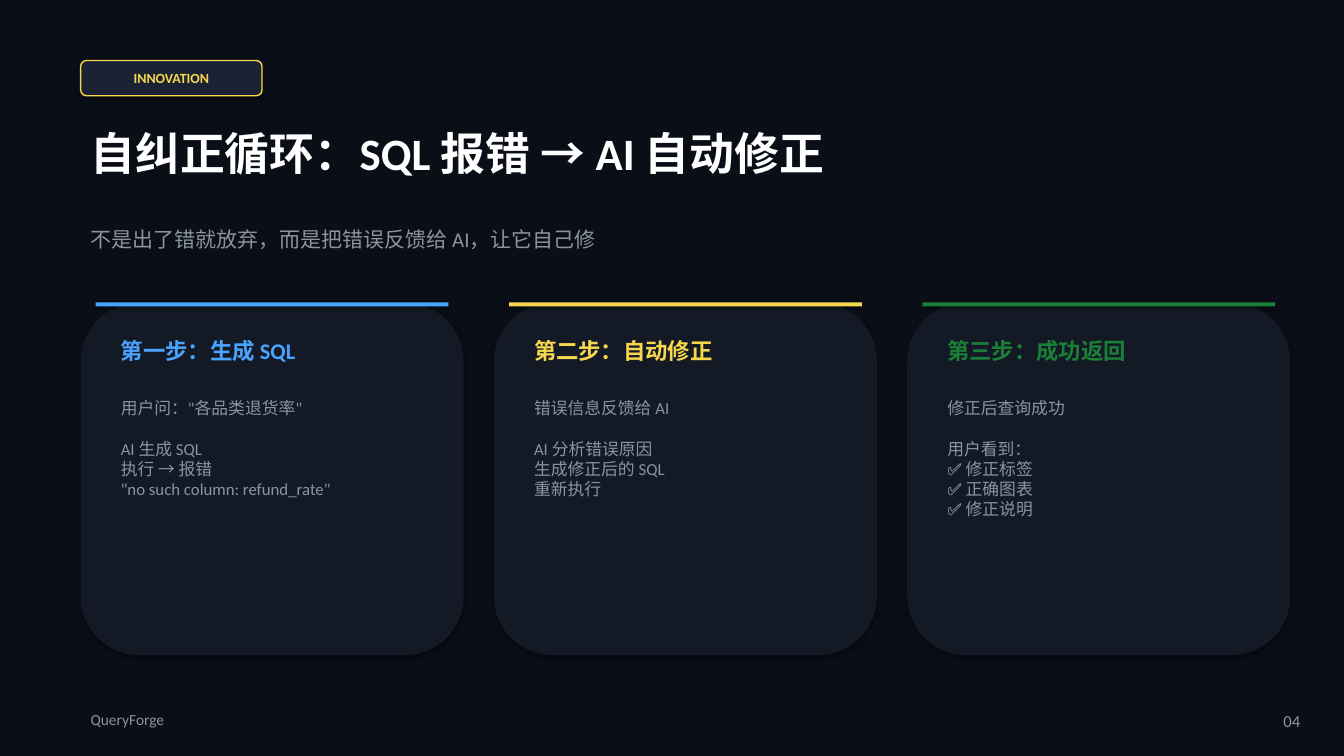
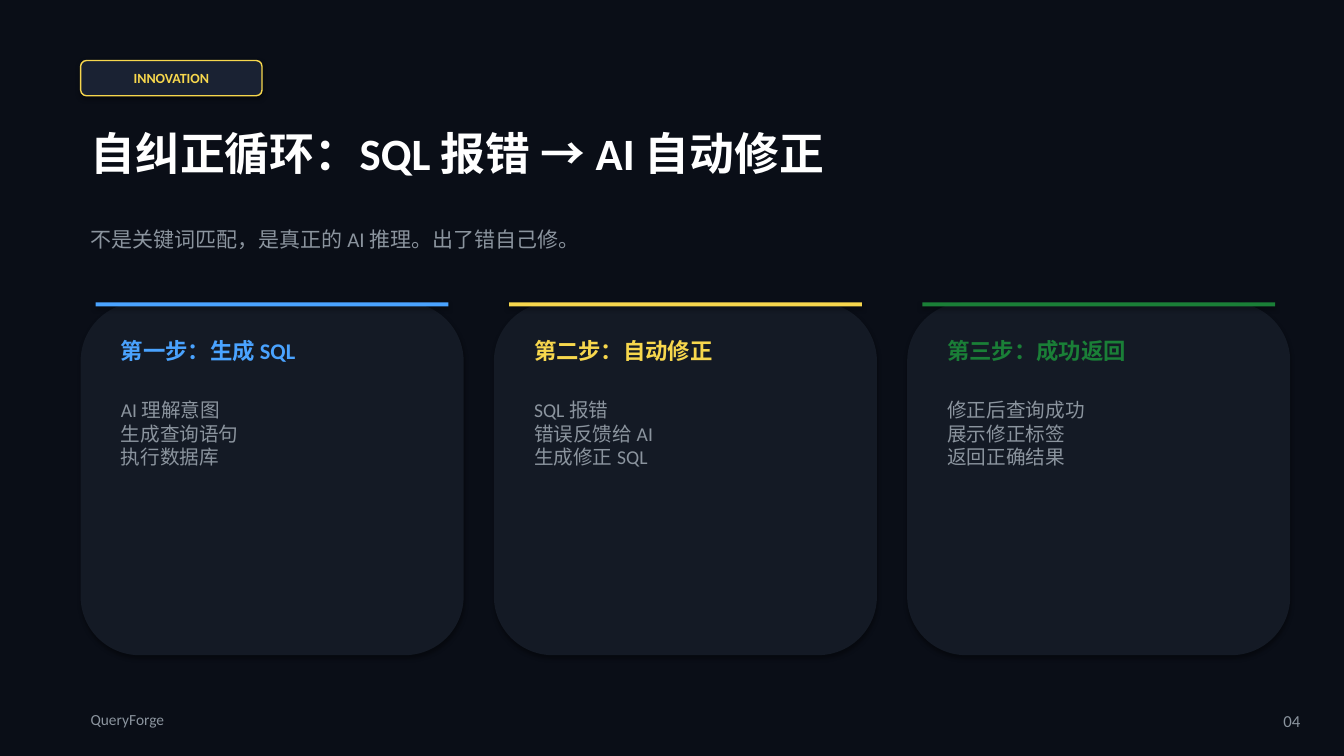
Before and after one commit to eric-stone-plus/queryforge, a slide deck: slide 4 of QueryForge-Pitch.pptx. Drawn at 1344x756 pixels with LibreOffice and Linux fonts; fonts in the diff are those of the drawing. Boxes give left, top, right and bottom in pixels: in the first picture for what was removed or moved away, otherwise in the second. Text is boxed around its words. In the diff, an @@ line names an element or a change of style, - is before the commit and + after.

```diff
--- a/QueryForge-Pitch.pptx
+++ b/QueryForge-Pitch.pptx
@@ text at box(91, 229, 579, 249): text changed @@
-不是出了错就放弃，而是把错误反馈给 AI，让它自己修
+不是关键词匹配，是真正的 AI 推理。出了错自己修。
@@ text at box(121, 400, 239, 466): text changed; size 12 to 14 pt @@
-用户问："各品类退货率"
-AI 生成 SQL
-执行 → 报错
-"no such column: refund_rate"
+AI 理解意图
+生成查询语句
+执行数据库
@@ text at box(534, 400, 653, 467): text changed; size 12 to 14 pt @@
-错误信息反馈给 AI
-AI 分析错误原因
-生成修正后的 SQL
-重新执行
+SQL 报错
+错误反馈给 AI
+生成修正 SQL
@@ text at box(947, 400, 1084, 466): text changed; size 12 to 14 pt @@
-修正后查询成功
-用户看到：
-✅ 修正标签
-✅ 正确图表
-✅ 修正说明
+修正后查询成功
+展示修正标签
+返回正确结果
```
Also in this commit, not shown: 6 other slides changed, 2 slides added, 4 slides removed, 1 other file.
